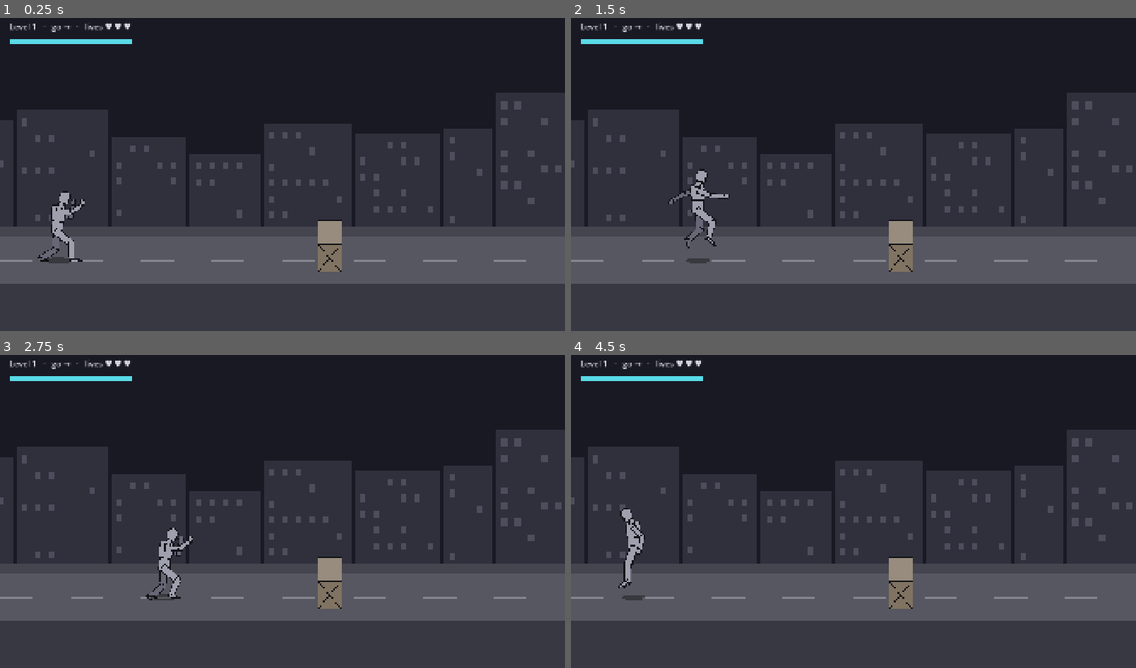
Above: before the commit, frames 1-4 (two rows, left to right).
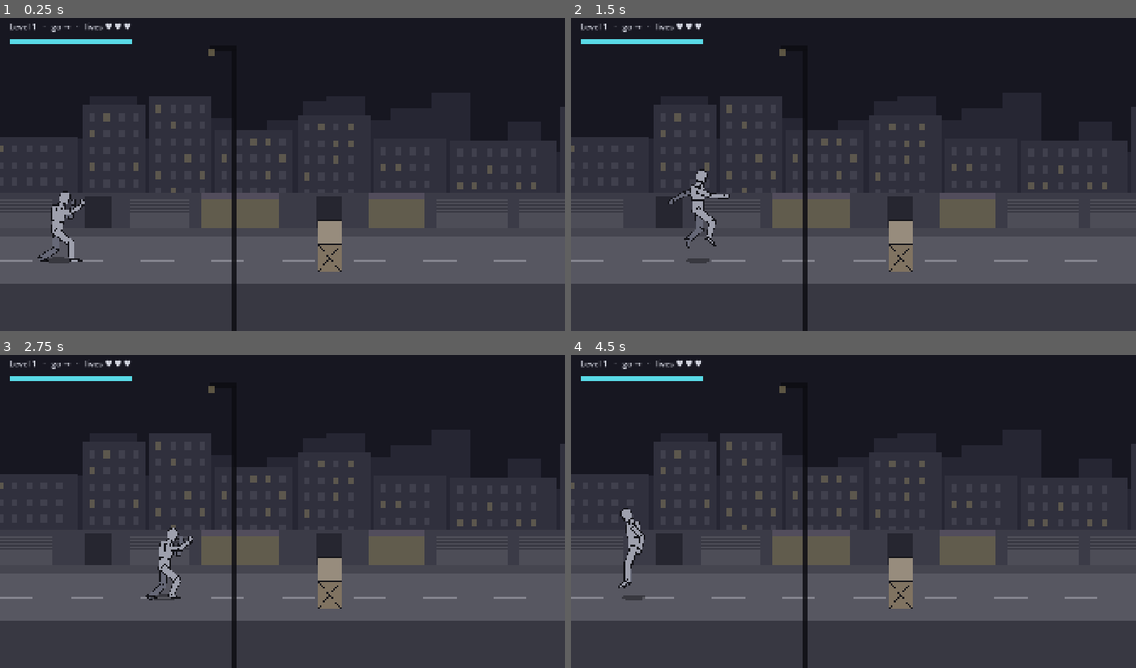
Above: after the commit, the same moments.

Repository: jetomev/cyberbrawling-my-way-to-my-love
Game: Godot game, scene res://scenes/main.tscn
Two runs of this game, one before a commit and one after it. Both use one fixed random seed, a clock stepped at 60 frames per second and the inputs below.
Inputs (mouse positions are in pixels of both pictures, inside the frame that each line leads up to):
- Up to frame 1 (0.25 s): no input
- Up to frame 2 (1.5 s): tap Enter at 0.5 s; move the mouse to (977, 155) at 0.52 s; hold Right (move_right) 0.53-1.25 s; hold D (block) 0.53-1.25 s; click (977, 155) at 0.67 s; tap Space (jump) at 0.77 s; tap S (kick) at 0.8 s; drag from (740, 187) to (825, 237) at 1.27 s
- Up to frame 3 (2.75 s): move the mouse to (339, 439) at 2.02 s; hold Right (move_right) from 2.03 s (still down); tap A (punch) at 2.1 s; tap C (roll) at 2.3 s
- Up to frame 4 (4.5 s): release Right (move_right) at 2.75 s; drag from (825, 574) to (684, 461) at 2.77 s; move the mouse to (1023, 558) at 3.52 s; hold Left (move_left) 3.53-4.25 s; hold W (run) 3.53-4.25 s; tap Space (jump) at 3.77 s; tap X (stance) at 3.8 s; drag from (684, 461) to (768, 430) at 4.27 s

The runs differ from the first frame. In frame 1, 14% of the frame differs, in the area x 0-100%, y 9-100%; in frame 2, 14%; in frame 3, 14%; in frame 4, 14%.

Commit message:
street: the layers, each sliding at its own speed (docs/STYLE.md)
The grey street in the style sheet's layers: the sky (fixed), a far skyline
(0.15), the block across the street with its windows (0.45), the shopfronts
right behind the fighters (0.8), the street itself (1.0), and lampposts that
pass in front of the fighters (1.25), dark and far apart so they never hide a
fight for long. The team's level 1 layers replace each one.
--bot now plays seed 2, a run the bot wins, so the build's level clip shows the
whole level with the boss.
Tests 203 -> 204.

Co-Authored-By: Claude Opus 5.5 <noreply@anthropic.com>

Diff:
--- a/game/scripts/present/main.gd
+++ b/game/scripts/present/main.gd
@@ -72,7 +72,8 @@
 			tune["flat_line"] = true  # asked for on the command line: beats a saved setting
 	var playing: bool = not demo and not "--fight" in args  # (--bot: the bot plays level 1, for the build's level clip)
 	if playing:
-		level = Level.new(Level.load_data(LEVEL_FILE), tune)
+		# (--bot plays seed 2, a run the bot wins, so the build's level clip shows the whole level, boss included)
+		level = Level.new(Level.load_data(LEVEL_FILE), tune, 2 if "--bot" in args else 1)
 		world = level.world
 	else:
 		world = StreetWorld.grey_street()
@@ -92,7 +93,7 @@
 	hero_view.sync(hero, Street.GROUND_Y)
 	_make_bars()
 	if "--fight" in args or "--bot" in args:
-		bot = HeroBot.new(hero, 1)
+		bot = HeroBot.new(hero, 2 if "--bot" in args else 1)
 	if bot != null and level == null:
 		_spawn_enemy(hero.x + 600.0)
 	var at := args.find("--marks")
@@ -129,6 +130,7 @@
 	_show_bars()
 	$Camera.position.x = lerpf($Camera.position.x, hero.x + hero.facing * 160.0, 0.08)
 	$Camera.zoom = Vector2.ONE * tune["camera_zoom"]
+	$Street.follow($Camera.get_screen_center_position().x)
 	if demo and tick > Demo.length():
 		get_tree().quit()
 	if bot != null and tick > FIGHT_TICKS:
@@ -206,6 +208,7 @@
 	$Camera.limit_right = int(maxf(b.y, b.x + 1920.0))
 	$Camera.position.x = lerpf($Camera.position.x, hero.x + hero.facing * 160.0, 0.08)
 	$Camera.zoom = Vector2.ONE * tune["camera_zoom"]
+	$Street.follow($Camera.get_screen_center_position().x)
 	if not (level.won or level.lost):
 		var where: String = "the boss" if level.where == "upstairs" else ("fight!" if level.active_wave >= 0 else "go →")
 		$Hud/Title.text = "Level 1   ·   %s   ·   lives %s" % [where, "♥ ".repeat(level.lives).strip_edges()]
--- a/game/scripts/present/street.gd
+++ b/game/scripts/present/street.gd
@@ -1,38 +1,106 @@
 extends Node2D
-## The grey-box street: a far wall of grey blocks, the shallow street you walk on, a curb, lane marks every few
-## steps. Flat shapes only; the layered art comes in Stage 3. What stands on the street is obstacles_view.gd.
+## The grey-box street in layers (docs/STYLE.md, The layers): the sky, the far skyline, the block across the street,
+## the shopfronts right behind the fighters, the street itself, and a foreground of lampposts that passes in front of
+## them. Each layer slides at its own speed as the camera moves (follow()), so the city has depth; the street you walk
+## on moves with the world. Flat grey shapes only: the team's level art replaces each layer (Stage 3). What stands on
+## the street is obstacles_view.gd.
 
 const GROUND_Y := 760.0  # screen line of the street's far edge (z = 0)
+## [name, how fast it slides against the camera (1 = with the street), drawn in front of the fighters]
+const LAYERS := [["sky", 0.0, false], ["far", 0.15, false], ["mid", 0.45, false], ["wall", 0.8, false],
+	["fore", 1.25, true]]
+const SPAN := 1300.0  # each layer is drawn this far past the screen's edges
 
 var length := 3840.0
 var depth := 160.0
+var layers := {}  # name -> its Node2D
+
+
+func _ready() -> void:
+	for spec in LAYERS:
+		var n := Node2D.new()
+		n.name = spec[0]
+		n.z_index = 900 if spec[2] else -5  # behind the street's own drawing, or in front of everyone
+		n.draw.connect(_draw_layer.bind(n, spec[0], spec[1]))
+		add_child(n)
+		layers[spec[0]] = n
 
 
 func setup(street_length: float, street_depth: float) -> void:
 	length = street_length
 	depth = street_depth
 	queue_redraw()
+	for n in layers.values():
+		n.queue_redraw()
 
 
-func _draw() -> void:
+## Slides every layer for the camera's centre x: a layer at speed f is seen to move f px for each px of camera.
+func follow(camera_x: float) -> void:
+	for spec in LAYERS:
+		layers[spec[0]].position.x = camera_x * (1.0 - spec[1])
+
+
+## Where a layer at speed f draws, along x in its own space, to cover the whole street's camera travel.
+func _span(f: float) -> Vector2:
+	return Vector2(-SPAN, length * f + SPAN)
+
+
+func _draw_layer(n: Node2D, name: String, f: float) -> void:
+	var s := _span(f)
+	var rng := RandomNumberGenerator.new()
+	rng.seed = hash(name)  # the same city every run
+	match name:
+		"sky":
+			n.draw_rect(Rect2(-SPAN, 0, 2 * SPAN, GROUND_Y), Color(0.09, 0.09, 0.13))
+			n.draw_rect(Rect2(-SPAN, GROUND_Y - 260, 2 * SPAN, 260), Color(0.12, 0.11, 0.17))  # the city's glow
+		"far":  # a hazy skyline, small and pale
+			var bx := s.x
+			while bx < s.y:
+				var w := rng.randf_range(70, 160)
+				var h := rng.randf_range(160, 380)
+				n.draw_rect(Rect2(bx, GROUND_Y - 120 - h, w, h + 120), Color(0.15, 0.15, 0.2))
+				bx += w + rng.randf_range(-8, 10)
+		"mid":  # the block across the street: tall, windows, a few lit
+			var bx := s.x
+			while bx < s.y:
+				var w := rng.randf_range(220, 380)
+				var h := rng.randf_range(260, 480)
+				n.draw_rect(Rect2(bx, GROUND_Y - 40 - h, w - 14, h), Color(0.19, 0.19, 0.24))
+				for wy in range(int(GROUND_Y - 40 - h + 30), int(GROUND_Y - 120), 56):
+					for wx in range(int(bx + 22), int(bx + w - 50), 50):
+						n.draw_rect(Rect2(wx, wy, 20, 26), Color(0.36, 0.34, 0.3) if rng.randf() < 0.22 else Color(0.25, 0.25, 0.3))
+				bx += w
+		"wall":  # the shopfronts right behind the fighters: a sidewalk, shutters, doors, lit windows
+			n.draw_rect(Rect2(s.x, GROUND_Y - 150, s.y - s.x, 150), Color(0.23, 0.23, 0.28))
+			var x := s.x
+			while x < s.y:
+				var kind := rng.randi_range(0, 2)
+				var w := rng.randf_range(220, 320)
+				if kind == 0:  # a rolled-down shutter
+					n.draw_rect(Rect2(x + 20, GROUND_Y - 128, w - 40, 128), Color(0.3, 0.3, 0.34))
+					for ly in range(int(GROUND_Y - 120), int(GROUND_Y), 12):
+						n.draw_line(Vector2(x + 20, ly), Vector2(x + w - 20, ly), Color(0.22, 0.22, 0.26), 2.0)
+				elif kind == 1:  # a lit shop window
+					n.draw_rect(Rect2(x + 20, GROUND_Y - 128, w - 40, 96), Color(0.38, 0.36, 0.3))
+					n.draw_rect(Rect2(x + 20, GROUND_Y - 150, w - 40, 22), Color(0.32, 0.3, 0.36))
+				else:  # a door
+					n.draw_rect(Rect2(x + w * 0.4, GROUND_Y - 140, 90, 140), Color(0.15, 0.15, 0.19))
+				x += w
+			n.draw_rect(Rect2(s.x, GROUND_Y - 30, s.y - s.x, 30), Color(0.27, 0.27, 0.31))  # the sidewalk
+		"fore":  # lampposts passing in front: dark, thin, far apart, so they never hide a fight for long
+			var x := s.x + 400.0
+			while x < s.y:
+				n.draw_rect(Rect2(x, 120, 22, 960), Color(0.05, 0.05, 0.07, 0.85))
+				n.draw_rect(Rect2(x - 70, 110, 92, 16), Color(0.05, 0.05, 0.07, 0.85))
+				n.draw_circle(Vector2(x - 66, 132), 14.0, Color(0.55, 0.5, 0.36, 0.6))
+				x += rng.randf_range(1500, 2100)
+
+
+func _draw() -> void:  # the street itself, at the world's own speed
 	var near := GROUND_Y + depth
-	draw_rect(Rect2(-400, 0, length + 800, GROUND_Y), Color(0.10, 0.10, 0.14))  # night sky
-	var rng := RandomNumberGenerator.new()
-	rng.seed = 7  # the same skyline every run
-	var bx := -400.0
-	while bx < length + 400.0:  # far buildings
-		var w := rng.randf_range(160, 340)
-		var h := rng.randf_range(220, 520)
-		draw_rect(Rect2(bx, GROUND_Y - h, w - 12, h), Color(0.19, 0.19, 0.24))
-		for wy in range(int(GROUND_Y - h + 30), int(GROUND_Y - 60), 54):
-			for wx in range(int(bx + 20), int(bx + w - 40), 46):
-				if rng.randf() < 0.3:
-					draw_rect(Rect2(wx, wy, 18, 24), Color(0.30, 0.30, 0.36))
-		bx += w
-	draw_rect(Rect2(-400, GROUND_Y - 36, length + 800, 36), Color(0.27, 0.27, 0.31))  # sidewalk
-	draw_rect(Rect2(-400, GROUND_Y, length + 800, depth), Color(0.34, 0.34, 0.38))  # the street
-	draw_rect(Rect2(-400, near, length + 800, 1080 - near), Color(0.22, 0.22, 0.26))  # near curb and gutter
-	draw_line(Vector2(-400, near), Vector2(length + 400, near), Color(0.5, 0.5, 0.55), 4.0)
+	draw_rect(Rect2(-SPAN, GROUND_Y, length + 2 * SPAN, depth), Color(0.34, 0.34, 0.38))  # the street
+	draw_rect(Rect2(-SPAN, near, length + 2 * SPAN, 1080 - near), Color(0.22, 0.22, 0.26))  # near curb and gutter
+	draw_line(Vector2(-SPAN, near), Vector2(length + SPAN, near), Color(0.5, 0.5, 0.55), 4.0)
 	var mark := 0.0
 	while mark < length:  # lane marks every 240 px: they show speed and position
 		draw_rect(Rect2(mark, GROUND_Y + depth * 0.5 - 3, 110, 6), Color(0.52, 0.52, 0.56))
--- /dev/null
+++ b/game/tests/test_street_layers.gd
@@ -0,0 +1,26 @@
+extends "res://tests/test_case.gd"
+## The street in layers (docs/STYLE.md): as the camera moves, each layer slides at its own speed, the far ones slower,
+## the foreground faster, and the foreground draws in front of the fighters.
+
+const Street := preload("res://scripts/present/street.gd")
+
+
+func test_each_layer_slides_at_its_own_speed() -> void:
+	var s = Street.new()
+	s._ready()
+	s.follow(0.0)
+	var at := {}
+	for spec in Street.LAYERS:
+		at[spec[0]] = s.layers[spec[0]].position.x
+	s.follow(1000.0)
+	for spec in Street.LAYERS:
+		# on screen a layer moves (its own move - the camera's); seen against the camera it should move f per px
+		var seen: float = 1000.0 - (s.layers[spec[0]].position.x - at[spec[0]])
+		check(absf(seen - 1000.0 * spec[1]) < 0.01, "%s moves %.0f px on screen for 1000 of camera (want %.0f)" % [spec[0], seen, 1000.0 * spec[1]])
+	var speeds: Array = Street.LAYERS.map(func(l): return l[1])
+	var sorted := speeds.duplicate()
+	sorted.sort()
+	eq(speeds, sorted, "back to front, each layer faster than the one behind it")
+	check(s.layers["fore"].z_index > 500, "the foreground draws in front of the fighters")
+	check(s.layers["mid"].z_index < 0, "the buildings behind the street")
+	s.free()
Not shown, changed: TODO.md
